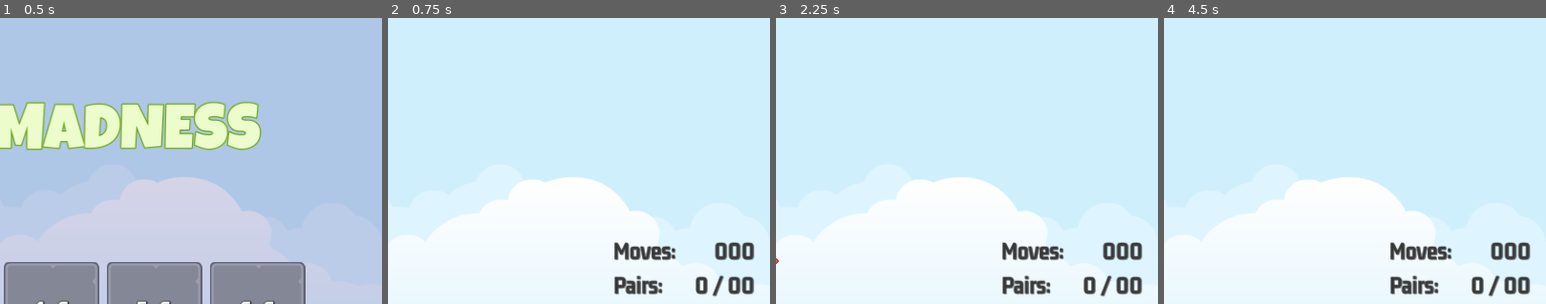
Above: before the commit, frames 1-4 (left to right).
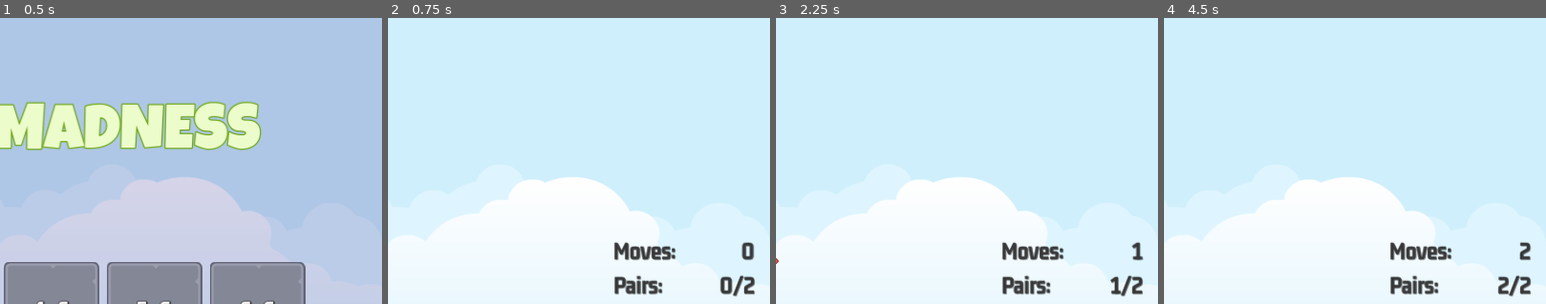
Above: after the commit, the same moments.

Repository: fj0lverkr/MemoryMadness
Game: Godot game, scene res://scenes/master/master.tscn
Same seed, same stepped clock (60 frames per second), same inputs: the game is played once before the commit and once after it.
Inputs (mouse positions are % of the whole screen's width and height, from its top left):
- Up to frame 1 (0.5 s): no input
- Up to frame 2 (0.75 s): click "2x2" at 0.5 s
- Up to frame 3 (2.25 s): click (35, 44) at 1.25 s; click (44, 44) at 2.02 s
- Up to frame 4 (4.5 s): click (35, 56) at 2.77 s; click (44, 56) at 3.52 s; click (35, 56) at 4.27 s
The pictures show only the part of the screen within x 50-100%, y 0-50%; the shares and areas given below are measured in that part.

Frame 1 is identical in both runs. In frame 2, 1.0% of the frame differs, in the area x 80-96%, y 78-98%; in frame 3, 1.1%, in the area x 80-97%, y 78-98%; in frame 4, 1.1%.

Commit message:
Update game UI

Diff:
--- a/autoloads/signal_bus.gd
+++ b/autoloads/signal_bus.gd
@@ -5,3 +5,5 @@
 signal on_select_enabled
 signal on_select_disabled
 signal on_tile_selected(tile: MemoryTile)
+signal on_move_made(count: int)
+signal on_pair_made(count: int)
--- a/scenes/game_screen/game_screen.gd
+++ b/scenes/game_screen/game_screen.gd
@@ -4,12 +4,23 @@
 
 @onready var audio: AudioStreamPlayer = $Sound
 @onready var tiles_grid: GridContainer = $"HB/MCLeft/TilesGrid"
+@onready var moves_label: Label = $"HB/MCRight/VB/HB/MovesLabel"
+@onready var pairs_label: Label = $"HB/MCRight/VB/HB2/PairsLabel"
 @onready var scorer: Scorer = $Scorer
+
+var _total_pairs: int = 0
 
 # Called when the node enters the scene tree for the first time.
 func _ready() -> void:
 	SignalBus.on_level_selected.connect(_on_level_selected)
+	SignalBus.on_move_made.connect(_update_moves_label)
+	SignalBus.on_pair_made.connect(_update_pairs_label)
 
+func _update_pairs_label(count: int) -> void:
+	pairs_label.text = "%s/%s" % [str(count), str(_total_pairs)]
+
+func _update_moves_label(count: int) -> void:
+	moves_label.text = str(count)
 
 # Called every frame. 'delta' is the elapsed time since the previous frame.
 func _process(_delta: float) -> void:
@@ -29,6 +40,9 @@
 	var level_selection: Dictionary = GameManager.get_level_selection(level)
 	var frame: CompressedTexture2D = ImageManager.get_random_frame()
 	tiles_grid.columns = level_selection.cols
+	_total_pairs = level_selection.images.size() / 2
 	for item_info: Dictionary in level_selection.images:
 		_add_tile(item_info, frame)
 	scorer.clear_game(level_selection.pairs)
+	_update_moves_label(0)
+	_update_pairs_label(0)
--- a/scenes/scorer/scorer.gd
+++ b/scenes/scorer/scorer.gd
@@ -27,6 +27,7 @@
 	for t in _selected_tiles:
 		t.remove_on_success()
 	_pairs_made += 1
+	SignalBus.on_pair_made.emit(_pairs_made)
 	AudioManager.play_sound(sound, AudioManager.SOUND_SUCCESS)
 
 func _selections_are_pairs() -> bool:
@@ -44,6 +45,7 @@
 
 	SignalBus.on_select_disabled.emit()
 	_moves += 1
+	SignalBus.on_move_made.emit(_moves)
 	_update_selections()
 
 func _on_tile_selected(tile: MemoryTile) -> void:
